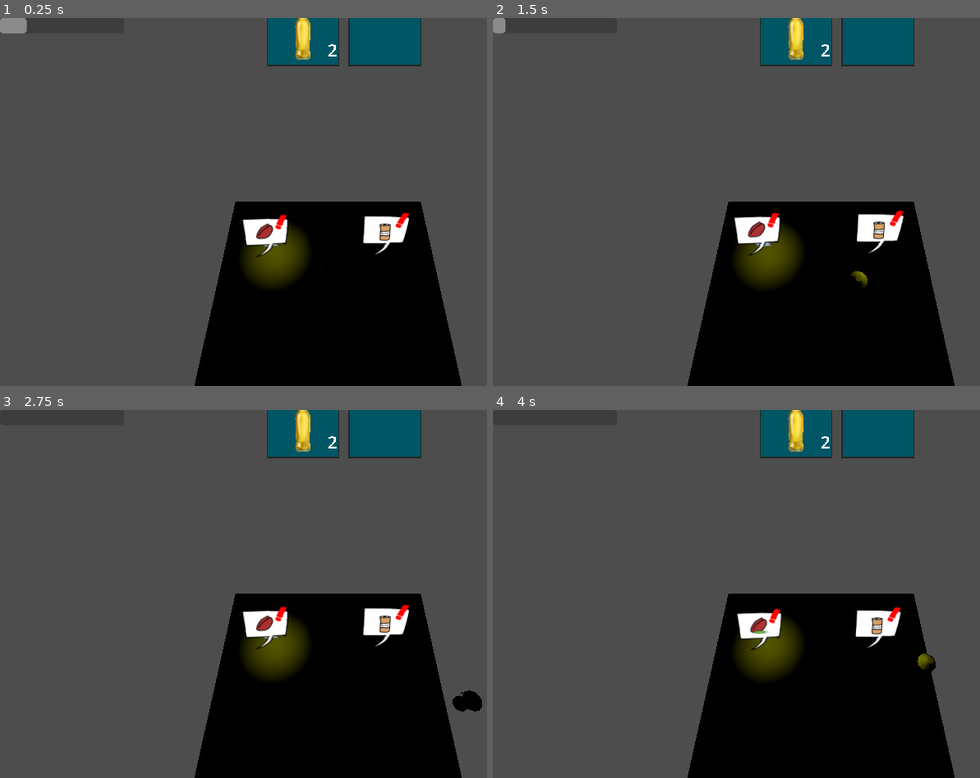
Above: before the commit, frames 1-4 (two rows, left to right).
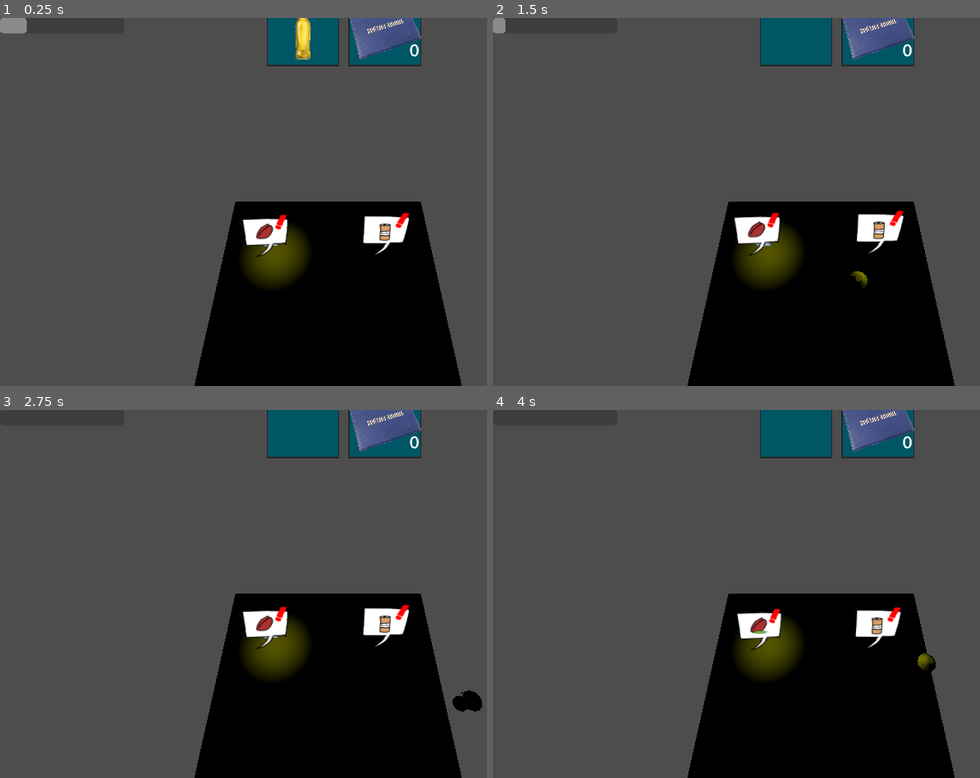
Above: after the commit, the same moments.

Repository: dueip/2024f_gamejam_misis
Game: Godot game, scene res://test_tw.tscn
Same seed, same stepped clock (60 frames per second), same inputs: the game is played once before the commit and once after it.
Inputs (mouse positions are in pixels of both pictures, inside the frame that each line leads up to):
- Up to frame 1 (0.25 s): no input
- Up to frame 2 (1.5 s): tap Enter at 0.5 s; move the mouse to (965, 183) at 0.52 s; hold D (character_right) 0.53-1.28 s; tap E (character_drop_item) at 0.6 s; click (965, 183) at 0.67 s; tap Q (character_use_item) at 0.8, 1.35 s; move the mouse to (687, 220) at 1.27 s; hold S (character_back) from 1.28 s (still down)
- Up to frame 3 (2.75 s): tap E (character_drop_item) at 1.55 s; move the mouse to (394, 513) at 2.02 s; release S (character_back) at 2.03 s; hold D (character_right) from 2.03 s (still down); tap Space (character_dash) at 2.1 s; tap Q (character_use_item) at 2.3 s
- Up to frame 4 (4 s): move the mouse to (790, 667) at 2.77 s; release D (character_right) at 2.78 s; hold W (character_up) 2.78-3.53 s; tap E (character_drop_item) at 2.85 s; click (790, 667) at 2.92 s; move the mouse to (outside the picture) at 3.52 s; hold A (character_left) from 3.53 s (still down); hold Shift (character_run) from 3.53 s (still down); tap Q (character_use_item) at 3.8 s

The runs differ from the first frame. In frame 1, 1.2% of the frame differs, in the area x 67-87%, y 0-12%; in frame 2, 1.5%, in the area x 60-87%, y 0-12%; in frame 3, 1.5%; in frame 4, 1.5%.

Commit message:
fixed strange inventory behivour and added Item3D

Diff:
--- /dev/null
+++ b/Item3D.gd
@@ -0,0 +1,41 @@
+extends Node3D
+
+class_name Item3D
+
+@export var spin_speed : float
+@onready var sprite : Sprite3D = $Sprite3D
+@export var float_loop_time: float = 3
+@export var spin_loop_time: float = 2
+@export var amplitude : float = 0.5
+@export var animation_speed: float = 1
+
+@export var item : InvItem
+
+func _ready():
+	$Sprite3D.texture=item.texture
+	var tween_float = get_tree().create_tween()
+	var tween_spin = get_tree().create_tween()
+	var vector_first = sprite.position
+	var vector_final = Vector3(sprite.position.x, sprite.position.y + amplitude, sprite.position.z)
+	var rotation_begin = sprite.rotation
+	var rotation_end = Vector3(sprite.rotation.x, sprite.rotation.y + TAU, sprite.rotation.z)
+
+	tween_float.tween_property(sprite, "position", vector_final, float_loop_time / 2).set_trans(tween_float.TRANS_SINE)
+	tween_float.tween_property(sprite, "position", vector_first, float_loop_time / 2).set_trans(tween_float.TRANS_SINE)
+	tween_float.set_speed_scale(animation_speed)
+	tween_float.set_loops()
+
+	tween_spin.tween_property(sprite, "rotation", rotation_end, spin_loop_time)
+	tween_spin.tween_property(sprite, "rotation", rotation_begin, 0)
+	tween_spin.set_speed_scale(animation_speed)
+	tween_spin.set_loops()
+
+
+#func _process(delta):
+	#$Sprite3D.rotate_y(delta*spin_speed)
+
+
+func _on_area_3d_body_entered(body):
+	if body is Character:
+		if(body.stats.inventory.add(item)):
+			queue_free()
--- /dev/null
+++ b/Item3D.tscn
@@ -0,0 +1,24 @@
+[gd_scene load_steps=4 format=3 uid="uid://c7732w45gsl3n"]
+
+[ext_resource type="Script" path="res://Item3D.gd" id="1_2aayx"]
+[ext_resource type="Texture2D" uid="uid://cmj8qp8wk4nwe" path="res://images/vape.png" id="2_bjv13"]
+
+[sub_resource type="BoxShape3D" id="BoxShape3D_3vpet"]
+size = Vector3(2, 2, 2)
+
+[node name="Item3d" type="Node3D"]
+script = ExtResource("1_2aayx")
+spin_speed = 5.0
+
+[node name="Area3D" type="Area3D" parent="."]
+
+[node name="CollisionShape3D" type="CollisionShape3D" parent="Area3D"]
+transform = Transform3D(1, 0, 0, 0, 1, 0, 0, 0, 1, 0.0719328, -4.76837e-07, -0.00997925)
+shape = SubResource("BoxShape3D_3vpet")
+
+[node name="Sprite3D" type="Sprite3D" parent="."]
+transform = Transform3D(0.2, 0, 0, 0, 0.193185, -0.0517638, 0, 0.0517638, 0.193185, 0, 0, 0)
+custom_aabb = AABB(0, 0, 0, 2, 2, 2)
+texture = ExtResource("2_bjv13")
+
+[connection signal="body_entered" from="Area3D" to="." method="_on_area_3d_body_entered"]
--- a/TW/TW.gd
+++ b/TW/TW.gd
@@ -7,7 +7,6 @@
 @export var minigame: Minigame
 @export var animation_speed: float = 1
 @export var animation_loop_time: float = 1
-@onready var animation_timer: Timer = $AnimationTimer
 @onready var player : Character = get_tree().get_first_node_in_group("Player")
 var change_sign: int = 1
 
--- a/character.gd
+++ b/character.gd
@@ -2,6 +2,9 @@
 
 class_name Character
 
+
+@onready
+var stats: CharacterStats = preload("res://global_char_stats.tres")
 @export
 var SPEED = 5.0
 @export
@@ -20,8 +23,6 @@
 var stamina_lose: StaminaLoseResource
 @export
 var mouse_sens: float = 0.05
-@export
-var stats: CharacterStats
 
 
 var current_minigame_focused: Minigame = null
@@ -67,7 +68,6 @@
 	return point_to_look_at
 
 
-
 func _ready():
 	# var minigames: Minigame = get_tree().find_
 	seed("Byeworld".hash())
@@ -75,6 +75,7 @@
 	#print(stats.inventory.slots[0].amount)
 	#print(stats.inventory.slots[1].amount)
 	stats.inventory.updated_slot.connect(_on_item_used)
+
 	#Input.set_mouse_mode(Input.MOUSE_MODE_CONFINED_HIDDEN)
 
 func handle_minigame_input(input_event: InputEventKey):
@@ -158,7 +159,7 @@
 	if did_player_win:
 		print("Player won!")
 	else:
-		print("Player lostr!")
+		print("Player lost!")
 
 	current_minigame = null
 	is_in_minigame = false
--- a/character.tscn
+++ b/character.tscn
@@ -1,11 +1,10 @@
-[gd_scene load_steps=10 format=3 uid="uid://ca4ode1cog4je"]
+[gd_scene load_steps=9 format=3 uid="uid://ca4ode1cog4je"]
 
 [ext_resource type="Script" path="res://character.gd" id="1_s7r02"]
 [ext_resource type="PackedScene" uid="uid://cbkrux0053i8c" path="res://bar/progress_bar.tscn" id="2_5nwxr"]
 [ext_resource type="Resource" uid="uid://12cfv8iouicg" path="res://stamina_resource.tres" id="2_roinp"]
 [ext_resource type="Script" path="res://StaminaLoseResource.gd" id="3_cif5q"]
 [ext_resource type="PackedScene" uid="uid://b78nmta87loqj" path="res://inventory/inventory_ui.tscn" id="4_6ojq5"]
-[ext_resource type="Resource" uid="uid://ue0kd3fugfii" path="res://global_char_stats.tres" id="4_w4hhk"]
 [ext_resource type="PackedScene" uid="uid://ct62gqlhtgtlg" path="res://assets/DrugConsumer.glb" id="6_2xxda"]
 
 [sub_resource type="Resource" id="Resource_71j2l"]
@@ -20,7 +19,6 @@
 script = ExtResource("1_s7r02")
 stamina = ExtResource("2_roinp")
 stamina_lose = SubResource("Resource_71j2l")
-stats = ExtResource("4_w4hhk")
 
 [node name="inventory_ui" parent="." instance=ExtResource("4_6ojq5")]
 offset_left = 468.0
--- a/inventory/global_inventory.tres
+++ b/inventory/global_inventory.tres
@@ -1,25 +1,23 @@
 [gd_resource type="Resource" script_class="Inv" load_steps=7 format=3 uid="uid://dcwansgtieuqh"]
 
 [ext_resource type="Script" path="res://inventory/inv.gd" id="1_aofla"]
-[ext_resource type="Resource" path="res://inventory/items/grade_book.tres" id="2_7ijxr"]
-[ext_resource type="Resource" path="res://inventory/items/cider.tres" id="2_jjs0e"]
+[ext_resource type="Resource" uid="uid://byy7884fyuuae" path="res://inventory/items/grade_book.tres" id="2_7ijxr"]
+[ext_resource type="Resource" uid="uid://cil8tk8yj7vng" path="res://inventory/items/cider.tres" id="2_jjs0e"]
 [ext_resource type="Script" path="res://inventory/inv_slot.gd" id="2_ypycj"]
 
 [sub_resource type="Resource" id="Resource_s1n2m"]
 script = ExtResource("2_ypycj")
 item = ExtResource("2_jjs0e")
-
-amount = 2
+amount = 1
 clear_if_empty = true
-capacity = 99
+capacity = 1
 
 [sub_resource type="Resource" id="Resource_ont0s"]
 script = ExtResource("2_ypycj")
 item = ExtResource("2_7ijxr")
 amount = 0
-ty = true
-capacity = 99
-
+clear_if_empty = false
+capacity = 3
 
 [resource]
 script = ExtResource("1_aofla")
--- a/inventory/inv.gd
+++ b/inventory/inv.gd
@@ -40,6 +40,7 @@
 		return 0
 
 func use_index(index : int) -> bool:
+	print(slots.size())
 	if (index < 0 or index>=slots.size()):
 		emit_signal("failed_update_slot","use")
 		return false
--- a/inventory/inv_ui_slot.gd
+++ b/inventory/inv_ui_slot.gd
@@ -5,6 +5,7 @@
 
 
 func update(item : InvSlot):
+	print(item.item.name, " ", item.amount)
 	if (!item or (item.amount==0 and item.clear_if_empty==true)):
 		item_visual.visible=false
 		item_amount_visual.visible=false
--- a/inventory/inventory_ui.gd
+++ b/inventory/inventory_ui.gd
@@ -1,12 +1,11 @@
 extends Control
 
-@export var inv_size : int = 2
-@export var inv : Inv
+@onready var inv_size : int = 2
+
 var ui_slots : Array[Node]
-
+@onready var inv : Inv = preload("res://inventory/global_inventory.tres")
 
 func _ready():
-	inv.slots.resize(inv_size)
 	inv.updated.connect(update_slots)
 	var slot=preload("res://inventory/inv_ui_slot.tscn")
 	for i in range(0,inv_size):
@@ -16,6 +15,7 @@
 
 	ui_slots = get_children()
 	update_slots()
+
 func update_slots():
 	for i in range(0,inv_size):
 		ui_slots[i].update(inv.slots[i])
--- a/inventory/inventory_ui.tscn
+++ b/inventory/inventory_ui.tscn
@@ -1,7 +1,6 @@
-[gd_scene load_steps=3 format=3 uid="uid://b78nmta87loqj"]
+[gd_scene load_steps=2 format=3 uid="uid://b78nmta87loqj"]
 
 [ext_resource type="Script" path="res://inventory/inventory_ui.gd" id="1_26l0a"]
-[ext_resource type="Resource" uid="uid://dcwansgtieuqh" path="res://inventory/global_inventory.tres" id="2_kykp2"]
 
 [node name="inventory_ui" type="Control"]
 custom_minimum_size = Vector2(640, 128)
@@ -14,4 +13,3 @@
 grow_horizontal = 2
 grow_vertical = 2
 script = ExtResource("1_26l0a")
-inv = ExtResource("2_kykp2")
